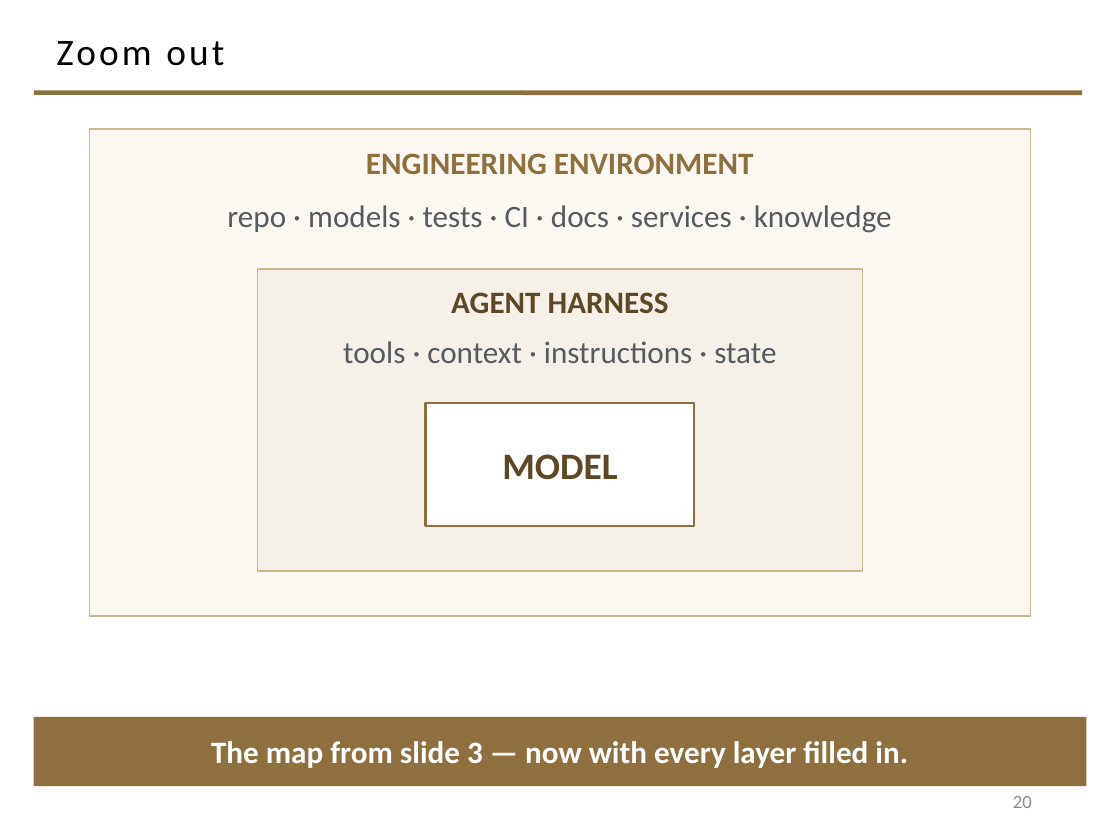
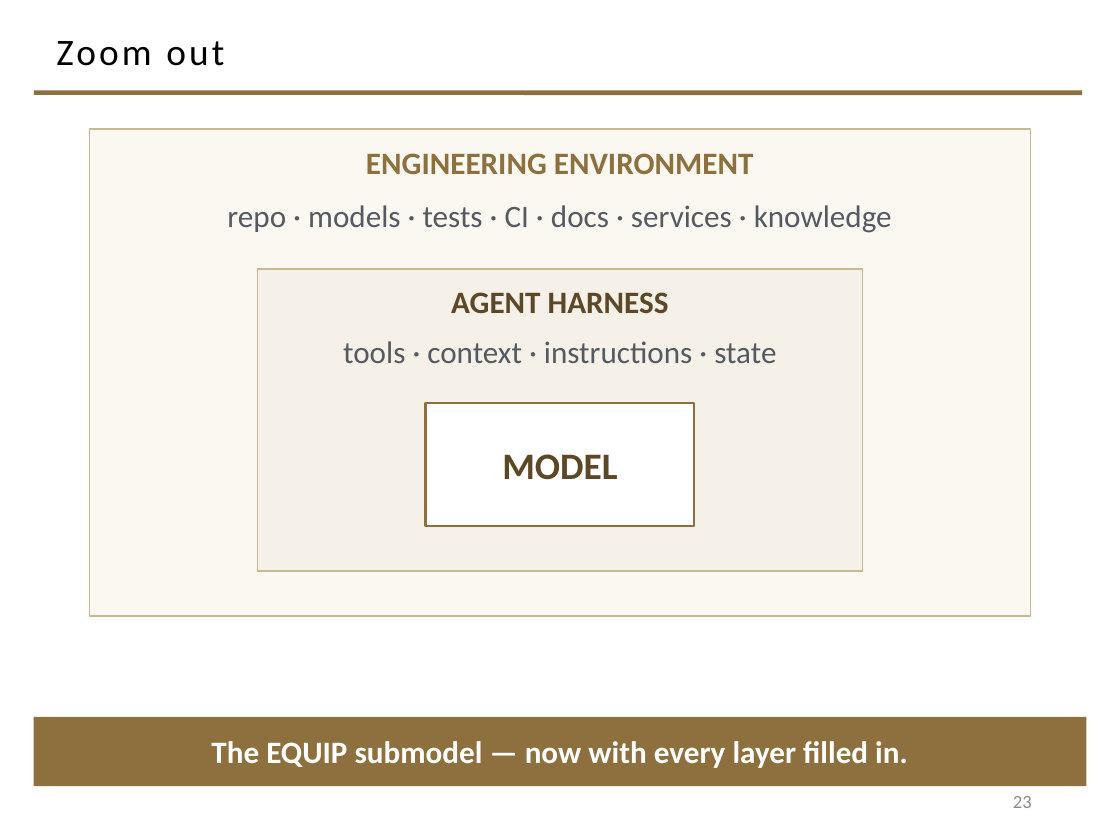
Before and after one commit to davisjam/model-based-agentic-software-engineering, a slide deck: slide 23 of course/lectures/act-2-building-systems-and-governing-changes/01-agent-levers/2-1-Agents.pptx (slide 20 before the commit). Drawn at 1120x840 pixels with LibreOffice and Linux fonts; fonts in the diff are those of the drawing; background and template pictures are left out. Boxes give left, top, right and bottom in pixels: in the first picture for what was removed or moved away, otherwise in the second. Text is boxed around its words. In the diff, an @@ line names an element or a change of style, - is before the commit and + after.

```diff
--- a/course/lectures/act-2-building-systems-and-governing-changes/01-agent-levers/2-1-Agents.pptx
+++ b/course/lectures/act-2-building-systems-and-governing-changes/01-agent-levers/2-1-Agents.pptx
@@ text in rectangle at <box>211,741,908,768</box>: text changed @@
-The map from slide 3 — now with every layer filled in.
+The EQUIP submodel — now with every layer filled in.
@@ page number at <box>1013,796,1032,808</box>: text changed @@
-20
+23
```
Also in this commit, not shown: 14 other slides changed, 6 slides added.
